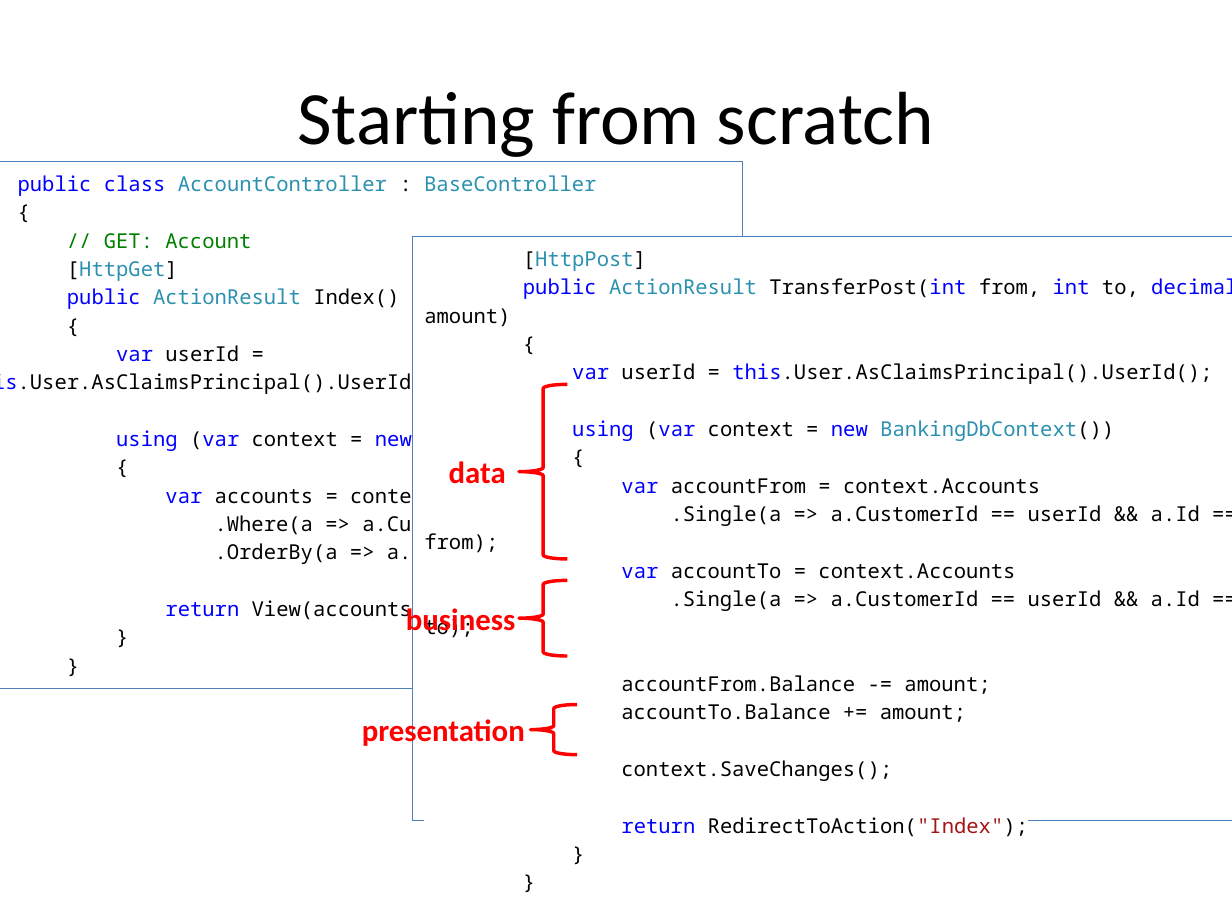
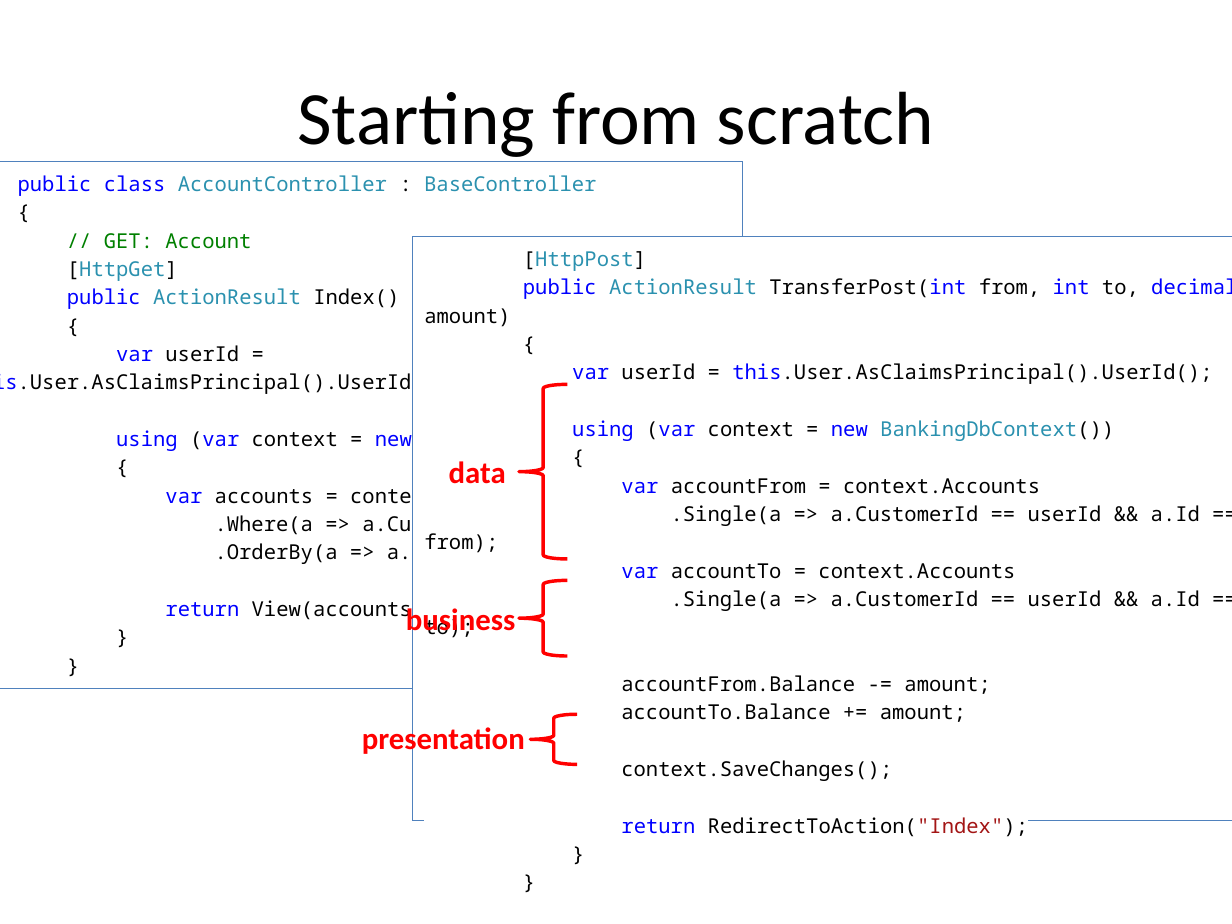
Before and after one commit to tsimbalar/DependencyInjectionTheRightWay, a slide deck: slide 12 of Dependency Injection - the right way.pptx. Drawn at 1232x924 pixels with LibreOffice and Linux fonts; fonts in the diff are those of the drawing. Boxes give left, top, right and bottom in pixels: in the first picture for what was removed or moved away, otherwise in the second. Text is boxed around its words. In the diff, an @@ line names an element or a change of style, - is before the commit and + after.

```diff
--- a/Dependency Injection - the right way.pptx
+++ b/Dependency Injection - the right way.pptx
@@ text "presentation": place and size @@
-text "presentation" at (362, 715, 525, 749)
+text "presentation" at (362, 724, 525, 758)
@@ left brace: place and size @@
-left brace at (531, 705, 578, 755)
+left brace at (531, 715, 578, 765)
```
Also in this commit, not shown: 8 other slides changed, 3 slides added, 1 slide removed.
